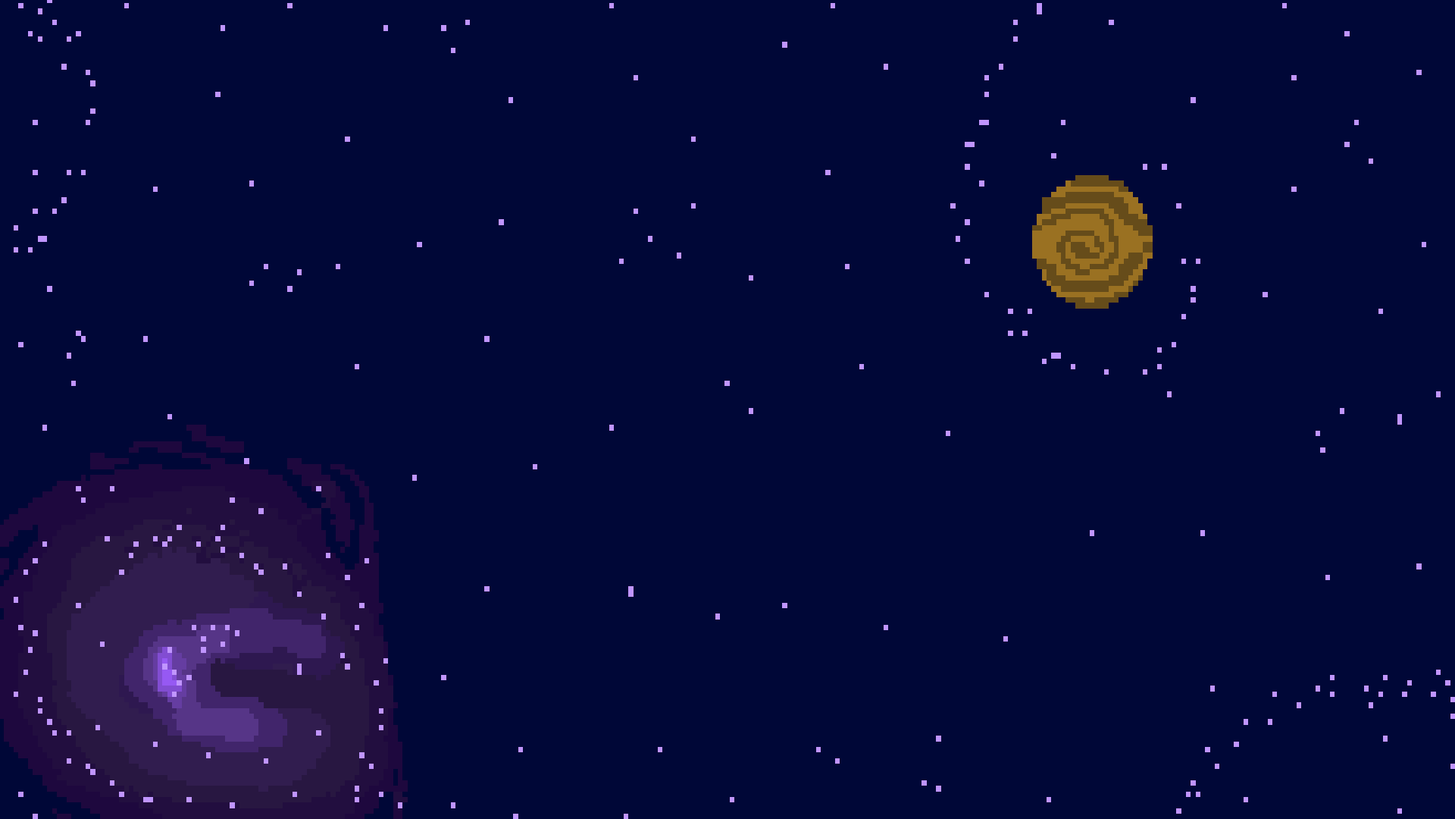
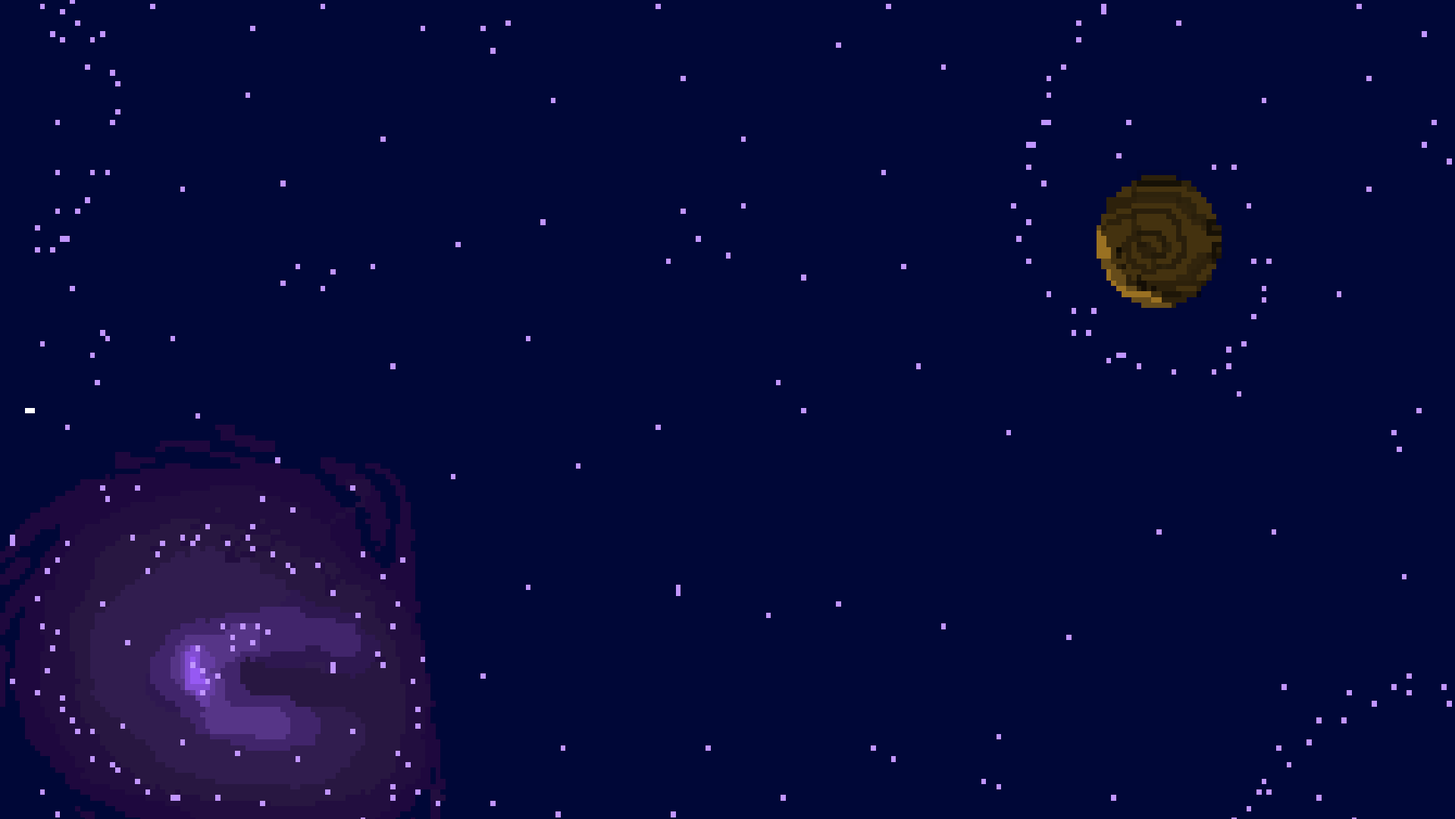
Before/after of a (1455, 819) layered artwork. What changed in the layer stack:
painted on "Stars Layer 1" over <box>18,3,1455,819</box>
painted on "Background 1" over <box>0,0,1455,819</box>
removed layer "Achtergrond" over <box>0,0,1455,819</box>
